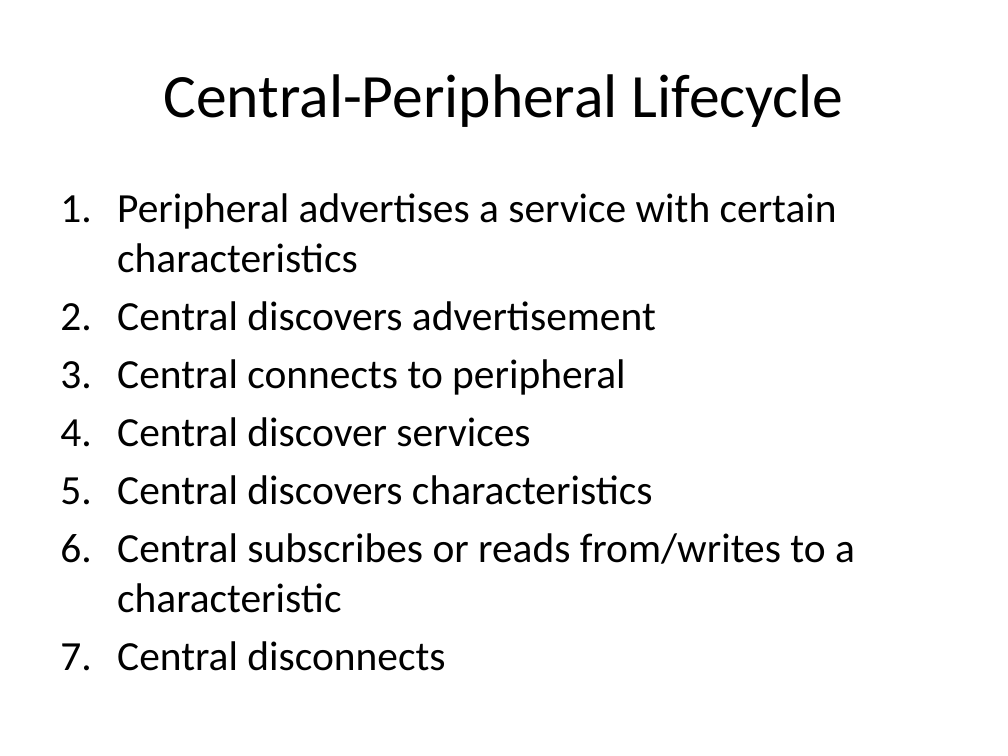
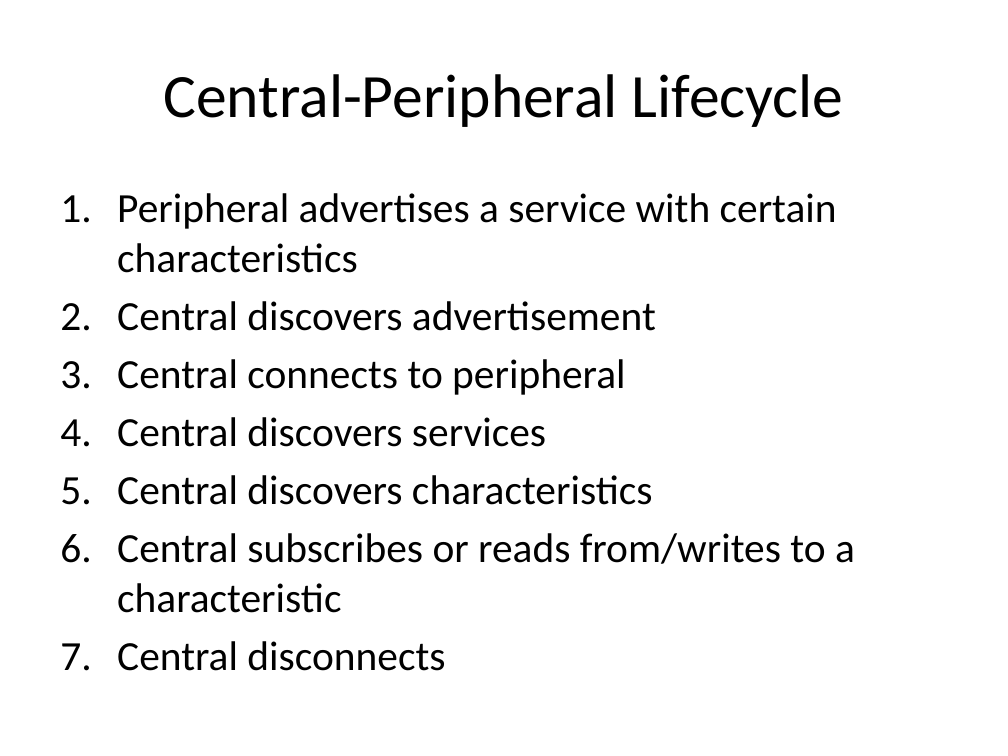
Before and after one commit to a34729t/SimpleCentral, a slide deck: slide 11 of Lecture.pptx. Drawn at 1008x756 pixels with LibreOffice and Linux fonts; fonts in the diff are those of the drawing. Boxes give left, top, right and bottom in pixels: in the first picture for what was removed or moved away, otherwise in the second. Text is boxed around its words. In the diff, an @@ line names an element or a change of style, - is before the commit and + after.

```diff
--- a/Lecture.pptx
+++ b/Lecture.pptx
@@ text at [117,417,546,447]: text changed @@
-4. Central discover services
+4. Central discovers services
```
Also in this commit, not shown: 6 other slides changed.
